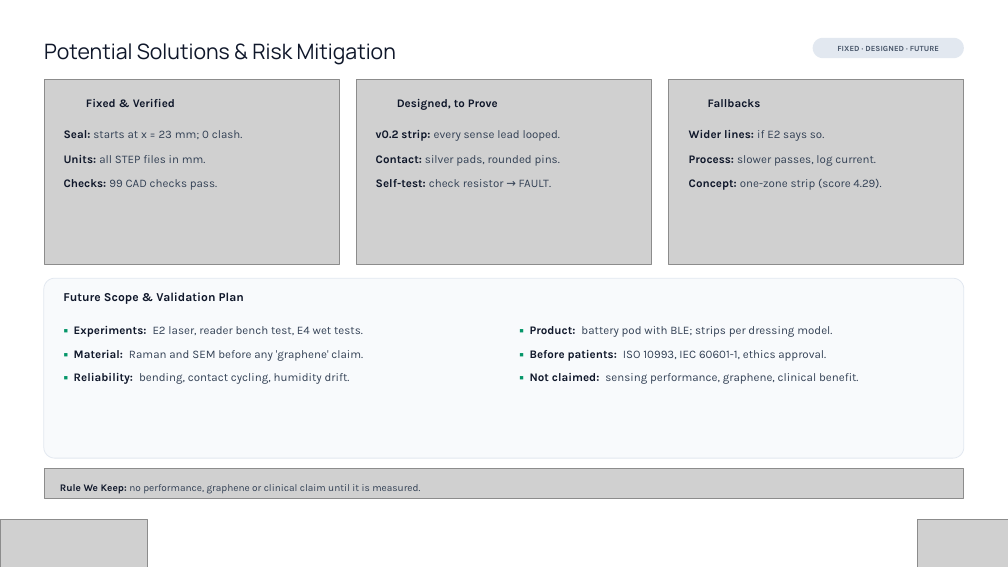
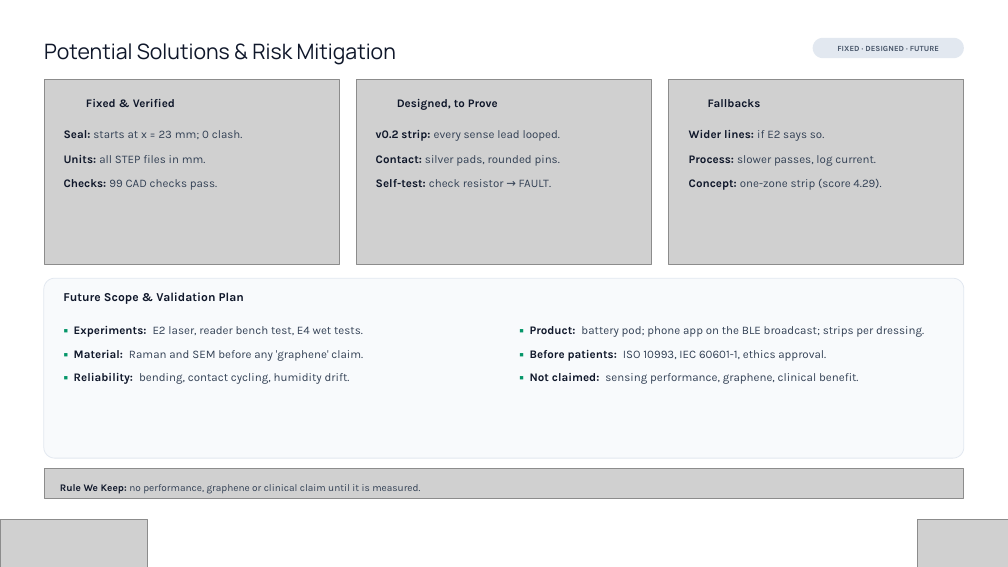
Before and after one commit to soham0777/dermasense-vishwakarma-2026, a slide deck: slide 16 of FINAL_SUBMISSION/Vishwakarma_Stage2_Final.pptx. Drawn at 1008x567 pixels with LibreOffice and Linux fonts; fonts in the diff are those of the drawing; grey boxes stand for pictures; background and template pictures are left out. Boxes give left, top, right and bottom in pixels: in the first picture for what was removed or moved away, otherwise in the second. Text is boxed around its words. In the diff, an @@ line names an element or a change of style, - is before the commit and + after.

Commit message:
Stage 2 gap review: checklist, roadmap on programme dates, BLE broadcast
Full review of every folder against the official template, the organiser's
email and website, and the Stage 1 proposal (STAGE2_CHECKLIST.md).

Deck (QA: 18 slides, 0 issues; ~104 words per content slide):
- Roadmap moved onto the programme's dates: prototype video early Dec,
  January semi-final, IIT Indore finale 26 Jan - 1 Feb (D-014)
- Before state: cited time (18 min/visit) and cost (Rs 240-510/dressing)
- After state: "up to 44.9 %" and strip payback, labelled projections
- BOM in the template's table form; 3 prices quoted 19 Oct
- Prior art: ALLEVYN LIFE visual change indicator; Stage 1 Kapton
  "medical-grade" claim corrected; 15 references

Firmware: Bluetooth LE state broadcast (ble_beacon.h) for the Remote
Monitoring sub-theme (D-015). Compiles with 0 warnings (650,349 bytes);
23 compile-time + 16 PC tests pass; bench step T11 added. Not yet run
on hardware.

Records: D-012 written down; stale decisions marked superseded; E1/E3
names replaced by E2/E4; BOM totals consistent; 5 sources added.

```diff
--- a/FINAL_SUBMISSION/Vishwakarma_Stage2_Final.pptx
+++ b/FINAL_SUBMISSION/Vishwakarma_Stage2_Final.pptx
@@ text at (x1=530, y1=326, x2=924, y2=337): text changed @@
-▪ Product: battery pod with BLE; strips per dressing model.
+▪ Product: battery pod; phone app on the BLE broadcast; strips per dressing.
```
Also in this commit, not shown: 9 other slides changed, 36 other files.
